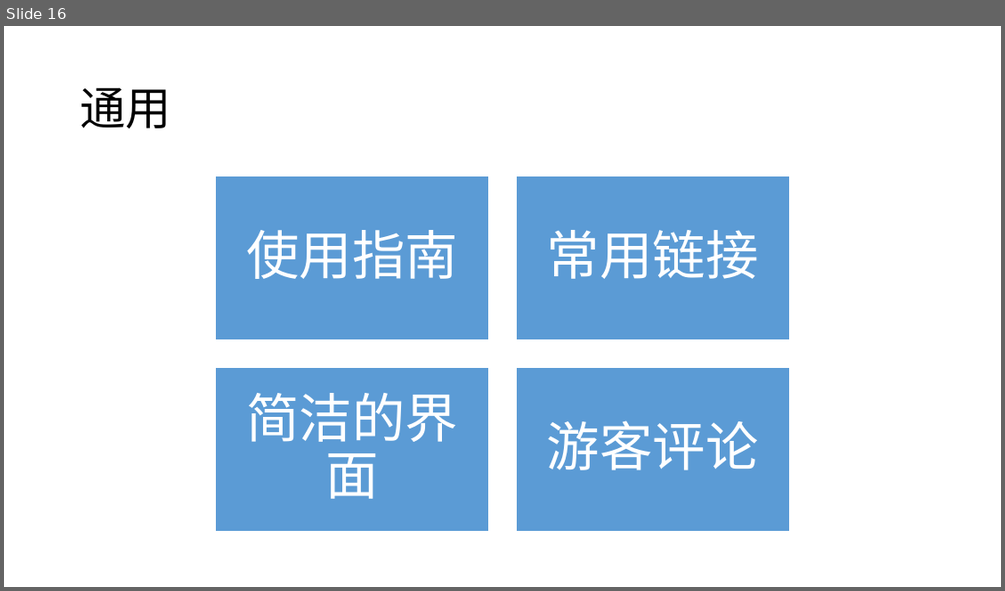
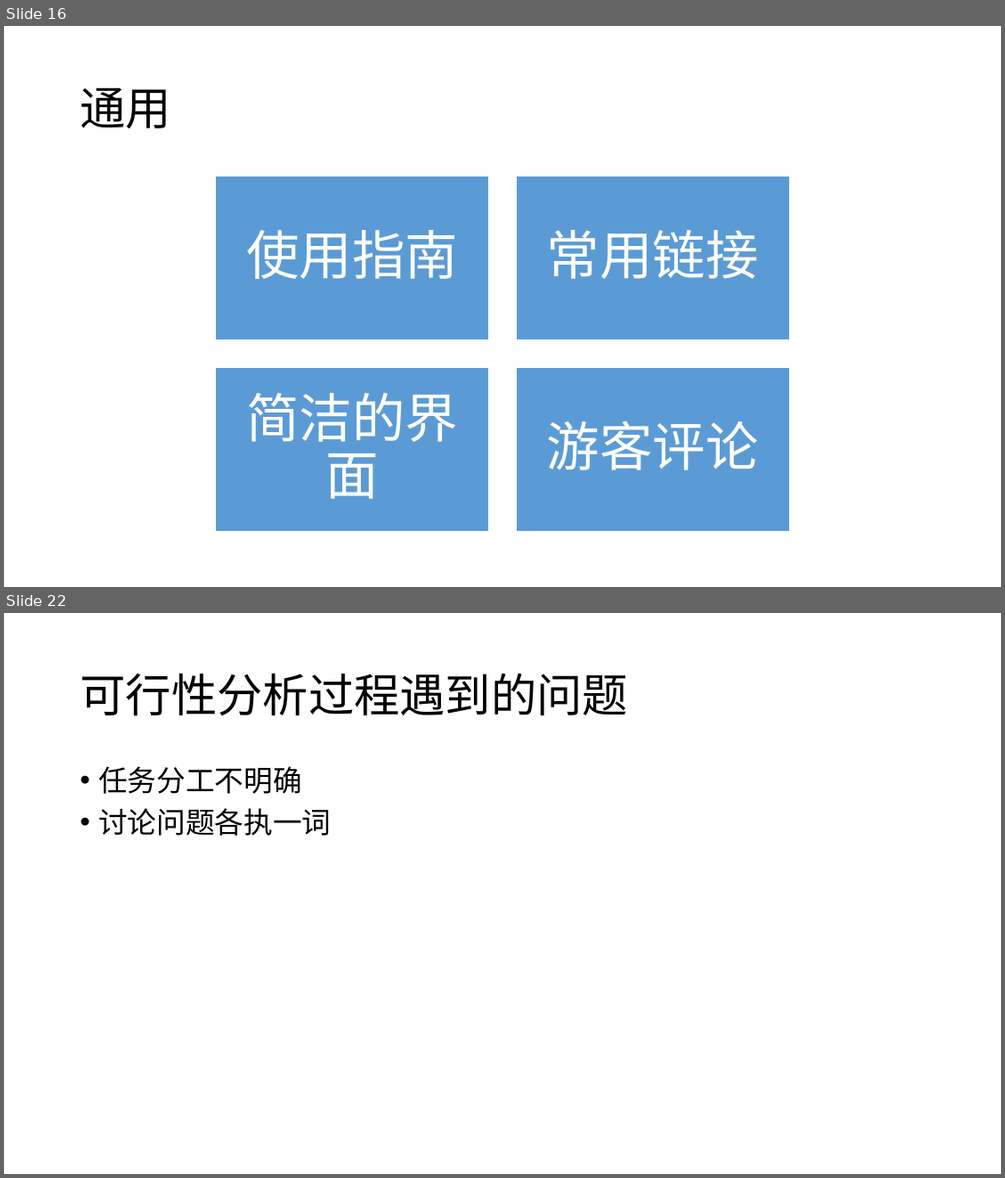
Before and after one commit to twn422/PRD2017, a slide deck: PRD-2017-G24/STW/受控文件/分析设计/项目可行性报告/可行性分析报告.pptx. Shown one above the other, each under a label of ours: slide 16 before the commit, slides 16 and 22 after it; the slides between them are not shown. The pictures are 1005x591 and 1005x1178 pixels, drawn with LibreOffice and Linux fonts; fonts in the diff are those of the drawing. Boxes give left, top, right and bottom in pixels: in the first picture for what was removed or moved away, otherwise in the second. Text is boxed around its words. In the diff, an @@ line names an element or a change of style, - is before the commit and + after.

Commit message:
增加分工和评价，参考，遇到问题

```diff
--- a/PRD-2017-G24/STW/受控文件/分析设计/项目可行性报告/可行性分析报告.pptx
+++ b/PRD-2017-G24/STW/受控文件/分析设计/项目可行性报告/可行性分析报告.pptx
@@ slide 22 added at (4,613,1001,1174), background #FFFFFF @@
@@ title added at (80,674,628,716), 44 pt, text #000000 @@
+可行性分析过程遇到的问题
@@ text added at (98,766,331,835), 28 pt, text #000000 @@
+• 任务分工不明确
+• 讨论问题各执一词
```
Also in this commit, not shown: 6 slides changed, 2 other slides added.
